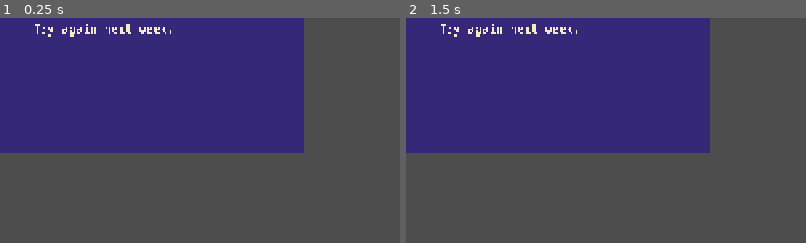
Above: before the commit, frames 1-2 (left to right).
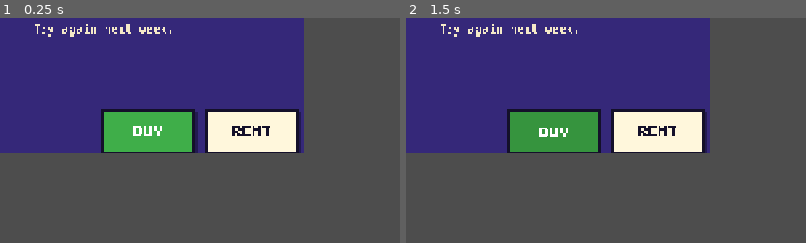
Above: after the commit, the same moments.

Repository: leeslangley/Webbwheresmycar
Game: Godot game, scene res://tv/shop_channel.tscn
The game is run twice, just before and just after one commit, with the same random seed, the same clock (stepped at 60 frames per second) and the same inputs. This scene is started directly instead of the project's main scene.
Inputs (mouse positions are % of the whole screen's width and height, from its top left):
- Up to frame 1 (0.25 s): no input
- Up to frame 2 (1.5 s): tap Enter at 0.5 s; drag from (12, 29) to (60, 28) at 0.52 s; tap Space at 1.25 s; drag from (30, 55) to (45, 70) at 1.27 s
The pictures show only the part of the screen within x 12-62%, y 32-82%; the shares and areas given below are measured in that part.

The runs differ from the first frame. In frame 1, 9.4% of the frame differs, in the area x 25-76%, y 40-60%; in frame 2, 9.3%.

Commit message:
GDU23: Channel SHOP: buy and rent actions
Co-Authored-By: Claude Haiku 5.5 <noreply@anthropic.com>

Diff:
--- /dev/null
+++ b/godot/tests/test_shop_actions.gd
@@ -0,0 +1,122 @@
+extends "res://tests/harness.gd"
+
+# Tests for the SHOP BUY and RENT actions (tv/shop_channel.gd, GDU23). _ready does not fire in tests, so each
+# test adds the channel to the tree and calls _ready by hand. Taps go through the buttons' handle_event.
+
+
+func _make() -> ShopChannel:
+	var c := (load("res://tv/shop_channel.tscn") as PackedScene).instantiate() as ShopChannel
+	tree().root.add_child(c)
+	c.call("_ready")
+	return c
+
+
+func _mb(pos: Vector2, down: bool) -> InputEventMouseButton:
+	var ev := InputEventMouseButton.new()
+	ev.button_index = MOUSE_BUTTON_LEFT
+	ev.pressed = down
+	ev.position = pos
+	return ev
+
+
+func _tap(btn: Object) -> void:
+	btn.call("handle_event", _mb(Vector2(10, 10), true))
+	btn.call("handle_event", _mb(Vector2(12, 12), false))
+
+
+func test_refusal() -> void:
+	var st: Dictionary = TestFakeGame.sample_state()
+	var l1: Dictionary = st["shop"]["listings"][0]
+	var l2: Dictionary = st["shop"]["listings"][1]
+	eq(ShopChannel.refusal(st, l1, "sale"), "", "a sale with money and a slot is fine")
+	eq(ShopChannel.refusal(st, l1, "rent"), "That one is not for rent", "a sale is not for rent")
+	eq(ShopChannel.refusal(st, l2, "sale"), "That one is not for sale", "a rental is not for sale")
+	eq(ShopChannel.refusal(st, {}, "sale"), "That one is not for sale", "no listing is not for sale")
+	eq(ShopChannel.refusal(st, {}, "rent"), "That one is not for rent", "no listing is not for rent")
+	st["cash"] = 100
+	eq(ShopChannel.refusal(st, l1, "sale"), "Not enough money", "too poor to buy")
+	st["cars"].append(st["cars"][0].duplicate())
+	eq(ShopChannel.refusal(st, l1, "sale"), "No free garage slot", "a full garage is checked before money")
+
+
+func test_buy() -> void:
+	var c := _make()
+	var g := TestFakeGame.new()
+	c.enter(g)
+	_tap(c.get_node("BuyBtn"))
+	eq(g.acts, [{"action": "buy_car", "params": {"listing_id": "L1"}}], "BUY sends buy_car for the selected listing")
+	eq(g.toasts, ["Done"], "the success text is toasted")
+	c.leave()
+	c.free()
+
+
+func test_rent_selected_buy_refused() -> void:
+	var c := _make()
+	var g := TestFakeGame.new()
+	c.enter(g)
+	c.get_node("List").select(1, true)
+	_tap(c.get_node("BuyBtn"))
+	eq(g.acts, [], "a refused BUY sends nothing")
+	eq(g.toasts, ["That one is not for sale"], "the refusal is toasted")
+	_tap(c.get_node("RentBtn"))
+	eq(g.acts, [{"action": "rent_car", "params": {"listing_id": "L2"}}], "RENT sends rent_car for L2")
+	c.leave()
+	c.free()
+
+
+func test_failure_not_toasted_twice() -> void:
+	var c := _make()
+	var g := TestFakeGame.new()
+	c.enter(g)
+	g.next_result = {"ok": false, "msg": "No way"}
+	_tap(c.get_node("BuyBtn"))
+	eq(g.toasts, ["No way"], "a failed action is toasted once, by Game (the fake here)")
+	c.leave()
+	c.free()
+
+
+func test_enabled_flags() -> void:
+	var c := _make()
+	var g := TestFakeGame.new()
+	c.enter(g)
+	ok(c.get_node("BuyBtn").enabled, "BUY is on for a sale with money and a slot")
+	ok(not c.get_node("RentBtn").enabled, "RENT is off for a sale")
+	c.get_node("List").select(1, true)
+	ok(not c.get_node("BuyBtn").enabled, "BUY is off for a rental")
+	ok(c.get_node("RentBtn").enabled, "RENT is on for a rental")
+	g.state["cash"] = 100
+	g.changed.emit()
+	ok(not c.get_node("BuyBtn").enabled, "BUY is off when broke")
+	ok(not c.get_node("RentBtn").enabled, "RENT is off when broke")
+	c.leave()
+	c.free()
+
+
+func test_disabled_tap_explains() -> void:
+	var c := _make()
+	var g := TestFakeGame.new()
+	c.enter(g)
+	g.state["cash"] = 100
+	g.changed.emit()
+	_tap(c.get_node("BuyBtn"))
+	eq(g.acts, [], "a blocked BUY sends nothing")
+	eq(g.toasts, ["Not enough money"], "a blocked BUY explains why")
+	c.leave()
+	c.free()
+
+
+func test_ok_button() -> void:
+	var c := _make()
+	var g := TestFakeGame.new()
+	c.enter(g)
+	c.on_ok()
+	eq(g.acts, [{"action": "buy_car", "params": {"listing_id": "L1"}}], "OK on a sale buys it")
+	c.get_node("List").select(1, true)
+	c.on_ok()
+	eq(g.acts[1], {"action": "rent_car", "params": {"listing_id": "L2"}}, "OK on a rental rents it")
+	g.state["shop"]["listings"] = []
+	g.changed.emit()
+	c.on_ok()
+	eq(g.acts.size(), 2, "OK on an empty board sends nothing")
+	c.leave()
+	c.free()
--- a/godot/tv/shop_channel.gd
+++ b/godot/tv/shop_channel.gd
@@ -2,14 +2,19 @@
 extends ChannelBase
 
 # SHOP channel (port of src/ui/scenes/tvshop.js, display half): the week's listings in a scrolling list on
-# the left, and the selected car with its portrait, quip and stat bars on the right. BUY and RENT come in GDU23.
+# the left, and the selected car with its portrait, quip and stat bars on the right, and BUY and RENT under it (GDU23).
 
 const LIST := Rect2(8, 48, 300, 320)
 const DETAIL := Rect2(316, 48, 316, 320)
 const ROW_H := 72
+const BUY_AT := Vector2(316, 376)
+const RENT_AT := Vector2(482, 376)
+const ACT_SIZE := Vector2(150, 72)
 
 var _list: UiList
 var _portrait: CarPortrait
+var _buy_btn: UiButton
+var _rent_btn: UiButton
 
 
 func _init() -> void:
@@ -31,10 +36,57 @@
 	_portrait.position = DETAIL.position
 	_portrait.size = Vector2(316, 150)
 	add_child(_portrait)
+	_buy_btn = _action_button("BuyBtn", "BUY", "primary", BUY_AT)
+	_buy_btn.activated.connect(_do_buy)
+	_buy_btn.blocked.connect(_do_buy)
+	_rent_btn = _action_button("RentBtn", "RENT", "normal", RENT_AT)
+	_rent_btn.activated.connect(_do_rent)
+	_rent_btn.blocked.connect(_do_rent)
+
+
+func _action_button(node_name: String, label: String, kind_name: String, at: Vector2) -> UiButton:
+	var b := UiButton.new()
+	b.name = node_name
+	b.text = label
+	b.kind = kind_name
+	b.position = at
+	b.size = ACT_SIZE
+	add_child(b)
+	return b
 
 
 func _on_row(_i: int) -> void:
 	_show_selected()
+
+
+func _do_buy() -> void:
+	_do("sale")
+
+
+func _do_rent() -> void:
+	_do("rent")
+
+
+# One path for BUY and RENT taps (enabled or not): a refusal is explained by a toast before any action is sent.
+# A failed action is toasted by Game itself, so only the success text is toasted here.
+func _do(mode: String) -> void:
+	var l := selected_listing()
+	var why := ShopChannel.refusal(state(), l, mode)
+	if why != "":
+		toast(why)
+		return
+	var action := "buy_car" if mode == "sale" else "rent_car"
+	var res: Dictionary = game.act(action, {"listing_id": l.listingId})
+	if res.get("ok", false) and str(res.get("msg", "")) != "":
+		toast(str(res.get("msg", "")))
+
+
+# OK on the remote: BUY or RENT the selected car, as the listing says.
+func on_ok() -> void:
+	var l := selected_listing()
+	if l.is_empty():
+		return
+	_do(str(l.mode))
 
 
 func listings() -> Array:
@@ -52,6 +104,18 @@
 	return CarPortrait.wear_for(condition)
 
 
+# Why BUY (mode "sale") or RENT (mode "rent") must refuse, or "" when the deal may go ahead.
+# Same order as tvshop.js: the listing kind first, then the garage slot, then the money.
+static func refusal(st: Dictionary, listing: Dictionary, mode: String) -> String:
+	if listing.is_empty() or str(listing.get("mode", "")) != mode:
+		return "That one is not for sale" if mode == "sale" else "That one is not for rent"
+	if st.cars.size() >= int(st.garageSlots):
+		return "No free garage slot"
+	if float(st.cash) < float(listing.price):
+		return "Not enough money"
+	return ""
+
+
 func refresh() -> void:
 	_list.set_count(listings().size())
 	if _list.selected < 0 and listings().size() > 0:
@@ -67,6 +131,9 @@
 	else:
 		var id := str(l.modelId)
 		_portrait.set_car(id, ChannelBase.paint_of(id), wear_for(float(l.condition)))
+	# The flags follow the selection too (not only refresh), so the buttons grey out on any row change.
+	_buy_btn.enabled = ShopChannel.refusal(state(), l, "sale") == ""
+	_rent_btn.enabled = ShopChannel.refusal(state(), l, "rent") == ""
 	queue_redraw()
 
 
